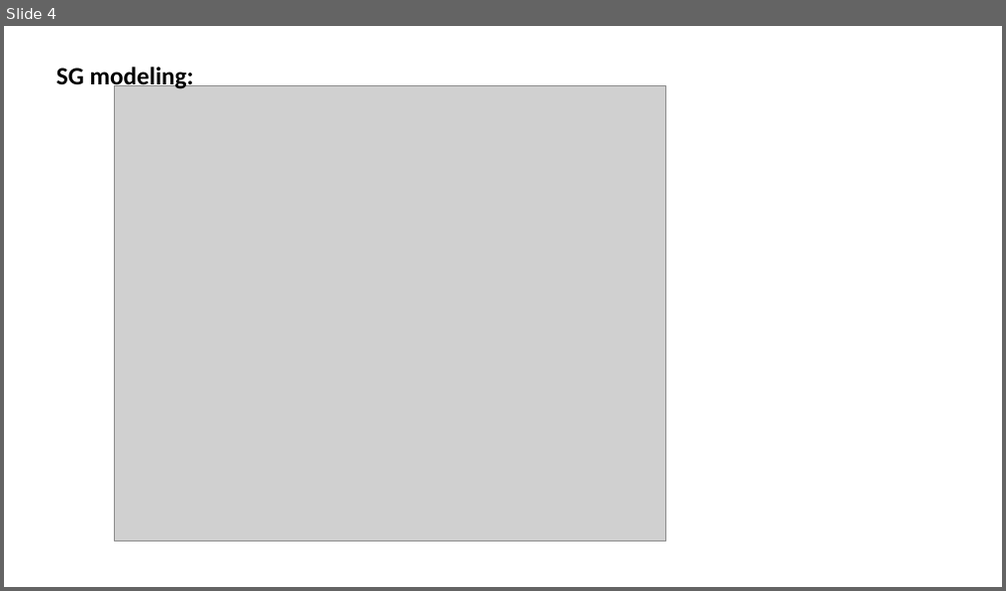
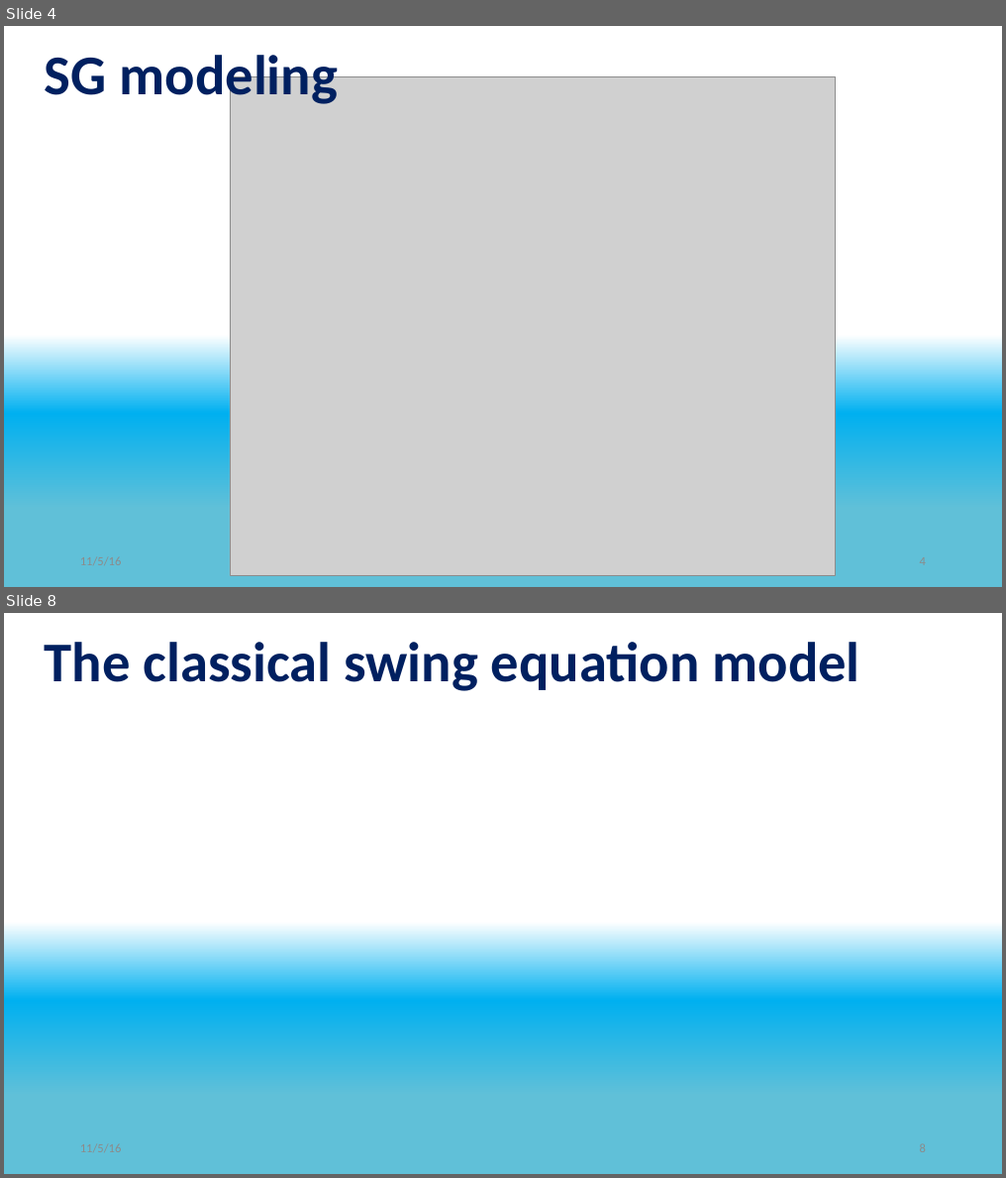
Before and after one commit to eladven/thesis, a slide deck: Presentations/Seminar.pptx. Shown one above the other, each under a label of ours: slide 4 before the commit, slides 4 and 8 after it; the slides between them are not shown. The pictures are 1006x591 and 1006x1178 pixels, drawn with LibreOffice and Linux fonts; fonts in the diff are those of the drawing; grey boxes stand for pictures. Boxes give left, top, right and bottom in pixels: in the first picture for what was removed or moved away, otherwise in the second. Text is boxed around its words. In the diff, an @@ line names an element or a change of style, - is before the commit and + after.

```diff
--- a/Presentations/Seminar.pptx
+++ b/Presentations/Seminar.pptx
@@ slide 8 added at (4,613,1002,1174), background gradient #FFFFFF to #00B0F0 to #60C0D8 @@
@@ title added at (45,642,859,691), 54 pt, text #002060, bold @@
+The classical swing equation model
@@ slide 4 changed as well @@
@@ background #FFFFFF to gradient #FFFFFF to #00B0F0 to #60C0D8 @@
@@ title "SG modeling" at (45,55,339,108): vertical alignment top to bottom @@
@@ title at (45,55,339,108): text changed; size 24 to 54 pt; text colour #000000 to #002060 @@
-SG modeling:
+SG modeling
@@ picture: place and size @@
-picture at (114,85,665,541)
+picture at (230,76,835,576)
```
Also in this commit, not shown: 6 other slides changed, 15 other slides added, 20 slides removed.
